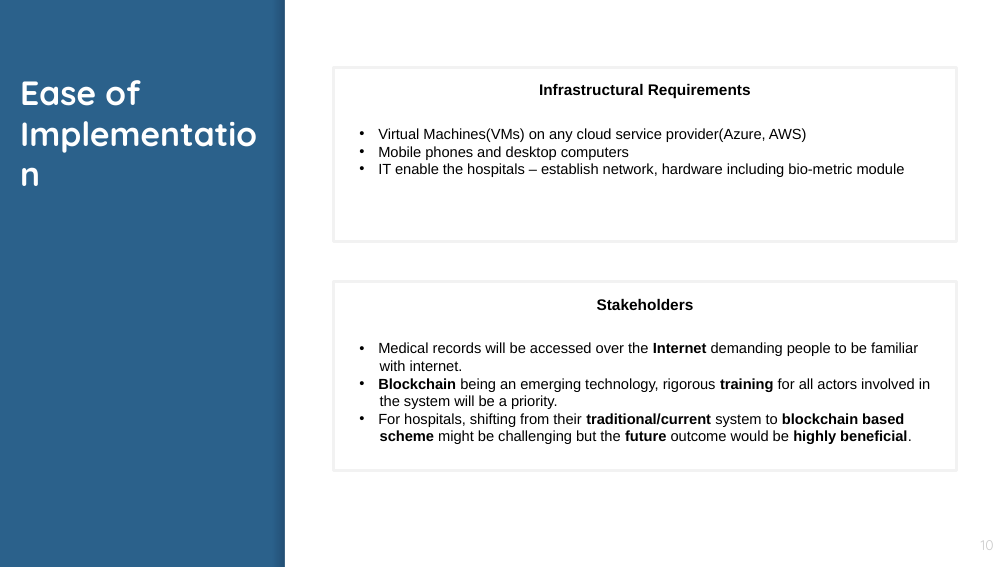
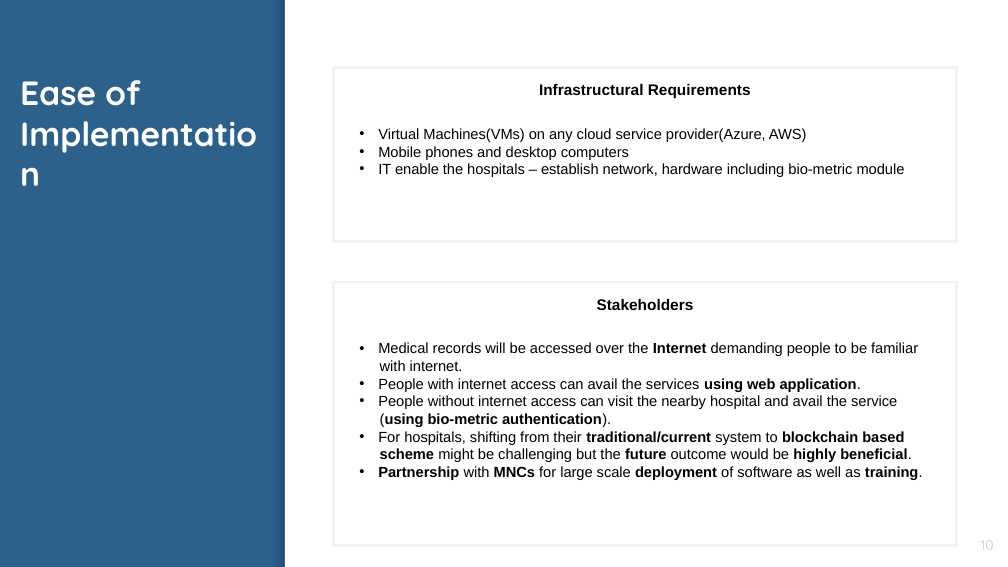
Before and after one commit to ShikharBhatt/NITI, a slide deck: slide 10 of niti aayog.pptx. Drawn at 1008x567 pixels with LibreOffice and Linux fonts; fonts in the diff are those of the drawing. Boxes give left, top, right and bottom in pixels: in the first picture for what was removed or moved away, otherwise in the second. Text is boxed around its words. In the diff, an @@ line names an element or a change of style, - is before the commit and + after.

Commit message:
Ease Of Implementation

```diff
--- a/niti aayog.pptx
+++ b/niti aayog.pptx
@@ rectangle: place and size @@
-rectangle at (334,282,958,471)
+rectangle at (334,282,958,546)
@@ text at (378,378,897,427): text changed @@
-• Blockchain being an emerging technology, rigorous training for all actors involved in
-the system will be a priority.
+• People with internet access can avail the services using web application.
+• People without internet access can visit the nearby hospital and avail the service
+(using bio-metric authentication).
@@ text at (378,466,923,480): paragraph added @@
+• Partnership with MNCs for large scale deployment of software as well as training.
```
Also in this commit, not shown: 2 other slides changed, 1 slide added, 1 other file.
